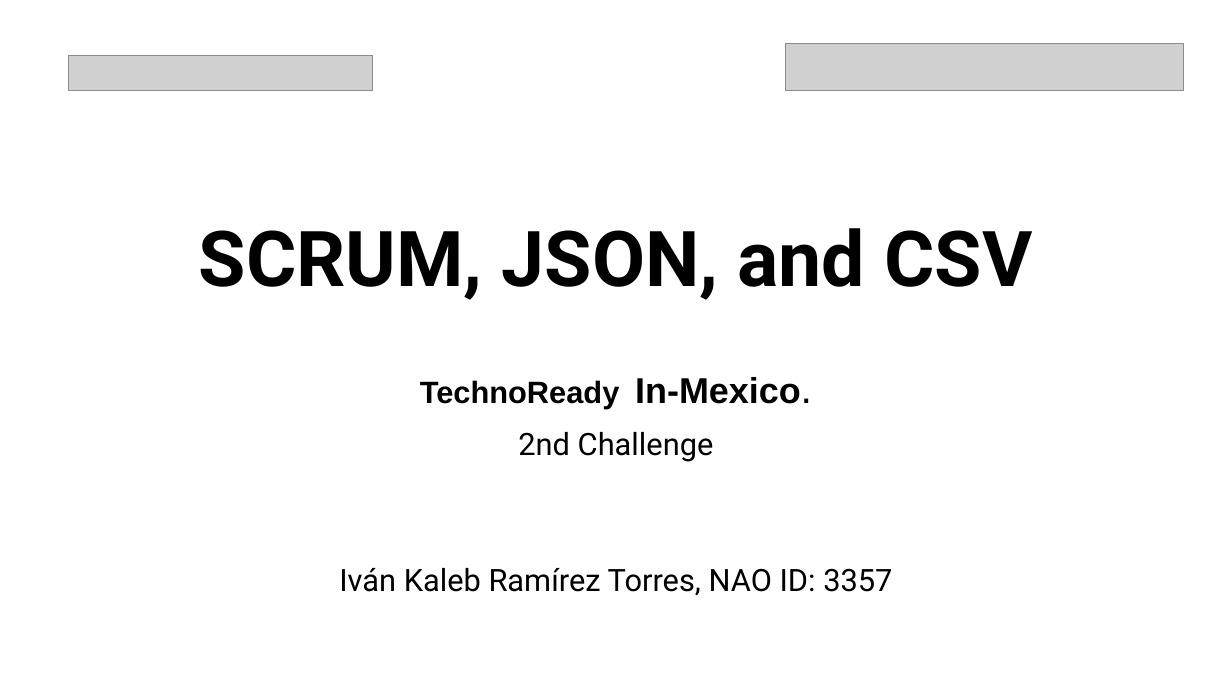
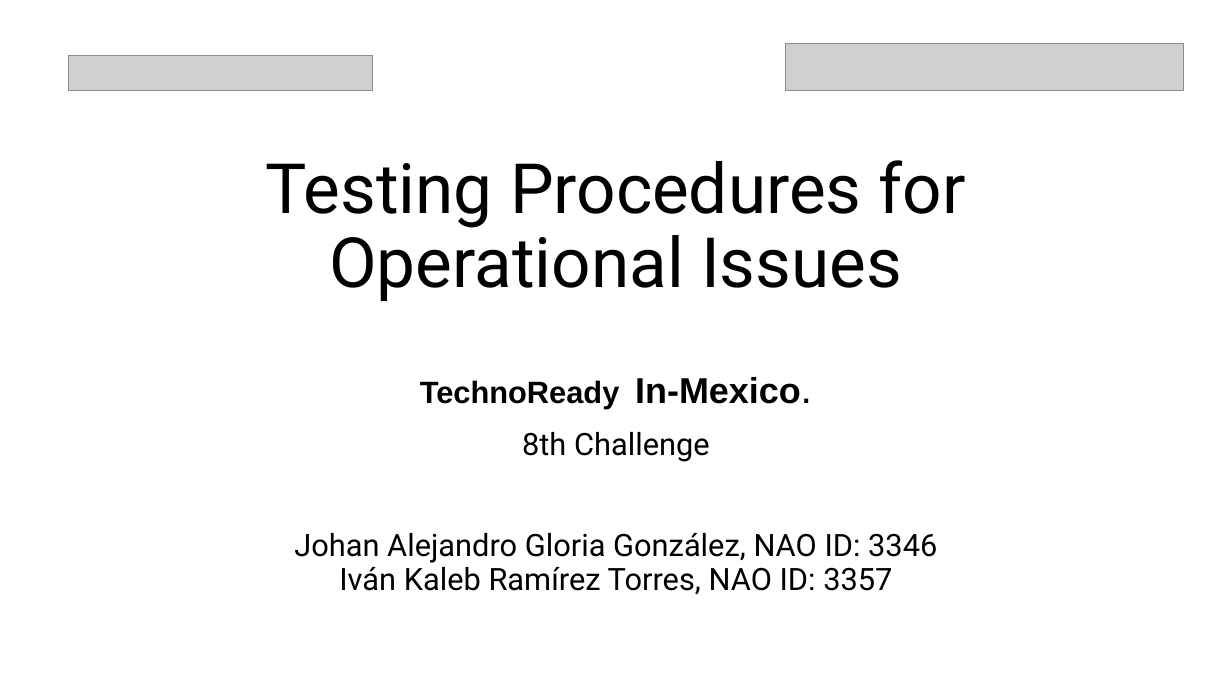
Before and after one commit to rtkaleb/Testing-Procedures-for-Operational-Issues, a slide deck: slide 1 of Sprint 1/Word/SCRUM, JSON, and CSV.pptx. Drawn at 1232x693 pixels with LibreOffice and Linux fonts; fonts in the diff are those of the drawing; grey boxes stand for pictures. Boxes give left, top, right and bottom in pixels: in the first picture for what was removed or moved away, otherwise in the second. Text is boxed around its words. In the diff, an @@ line names an element or a change of style, - is before the commit and + after.

```diff
--- a/Sprint 1/Word/SCRUM, JSON, and CSV.pptx
+++ b/Sprint 1/Word/SCRUM, JSON, and CSV.pptx
@@ title at bbox=[266, 160, 966, 301]: text changed; size 60 to 54 pt; bold off @@
-SCRUM, JSON, and CSV
+Testing Procedures for Operational Issues
@@ subtitle at bbox=[522, 432, 710, 462]: text changed @@
-2nd Challenge
+8th Challenge
@@ text at bbox=[294, 533, 937, 595]: text changed @@
-Iván Kaleb Ramírez Torres, NAO ID: 3357
+Johan Alejandro Gloria González, NAO ID: 3346
+Iván Kaleb Ramírez Torres, NAO ID: 3357
```
Also in this commit, not shown: 2 other slides changed, 3 slides added, 2 other files.
